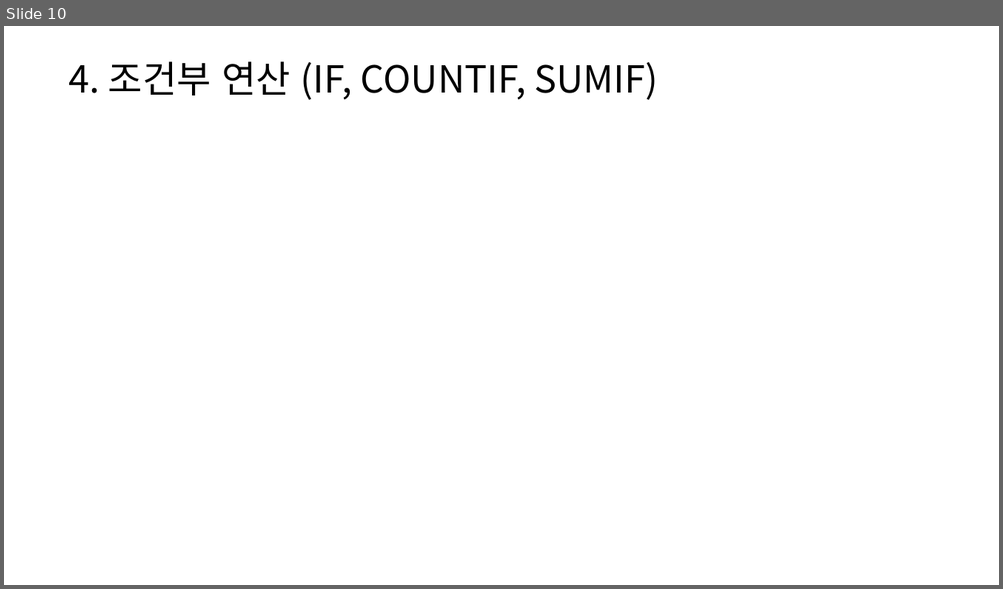
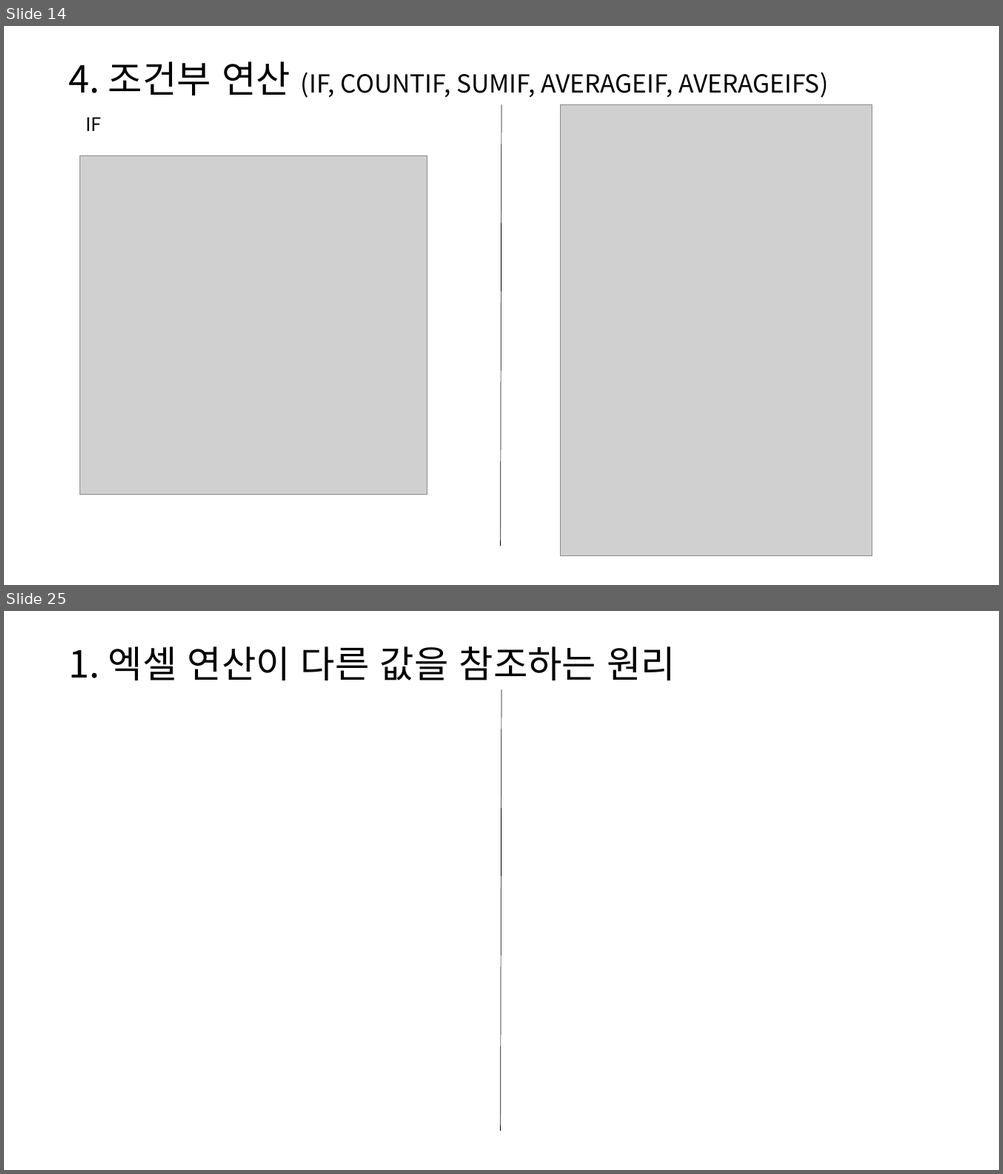
Before and after one commit to hnanmal/mkcljpt_volume, a slide deck: documentum/건축심화세미나(2022)/이벤트 특강/파이썬 모양만 다른 엑셀.pptx. Shown one above the other, each under a label of ours: slide 10 before the commit, slides 14 and 25 after it; the slides between them are not shown. The pictures are 1003x589 and 1003x1174 pixels, drawn with LibreOffice and Linux fonts; fonts in the diff are those of the drawing; grey boxes stand for pictures. Boxes give left, top, right and bottom in pixels: in the first picture for what was removed or moved away, otherwise in the second. Text is boxed around its words. In the diff, an @@ line names an element or a change of style, - is before the commit and + after.

```diff
--- a/documentum/건축심화세미나(2022)/이벤트 특강/파이썬 모양만 다른 엑셀.pptx
+++ b/documentum/건축심화세미나(2022)/이벤트 특강/파이썬 모양만 다른 엑셀.pptx
@@ slide 25 added at bbox=[4, 611, 999, 1170], background #FFFFFF @@
@@ text added at bbox=[69, 647, 675, 681], 36 pt, text #000000 @@
+1. 엑셀 연산이 다른 값을 참조하는 원리
@@ line added from (502, 690) to (500, 1131), #808080 0.5 pt @@
@@ what was slide 10 is now slide 14 @@
@@ slide 14 changed as well @@
@@ text at bbox=[69, 62, 828, 98]: text changed; size 36 to 24 pt @@
-4. 조건부 연산 (IF, COUNTIF, SUMIF)
+4. 조건부 연산 (IF, COUNTIF, SUMIF, AVERAGEIF, AVERAGEIFS)
@@ line added from (502, 105) to (500, 546), #808080 0.5 pt @@
@@ picture added at bbox=[560, 105, 873, 557] @@
@@ text added at bbox=[85, 117, 101, 131], 18 pt, text #000000 @@
+IF
@@ picture added at bbox=[80, 156, 427, 494] @@
```
Also in this commit, not shown: 3 other slides changed, 17 other slides added, 5 slides removed, 1 other file.
